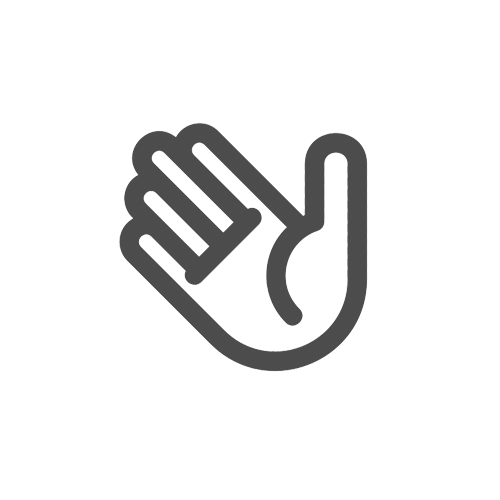
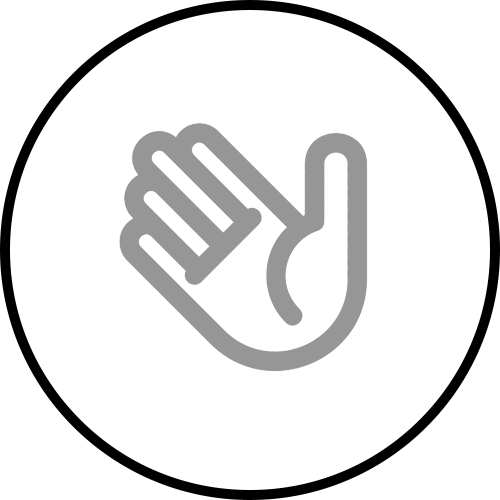
Layer changes from the first 500x500 image to the second:
"Layer 1": opacity 70% → 41% over [119, 123, 368, 372]
painted on "Ellipse 1" over [0, 0, 500, 500]
